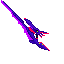
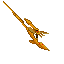
Layered file, before and after one edit (64x64). Changes by layer:
painted on "Calque #2" over (37, 31, 43, 45)
added layer "Calque #6" (color) in group "Groupe de calques" over (24, 18, 50, 51)
painted on "Calque #4" over (24, 18, 50, 51)
added layer "Copie de Copie de Copie de Calque" (overlay) in group "Groupe de calques" over (3, 1, 49, 51)
added layer "Copie de Copie de Calque" (overlay) in group "Groupe de calques" over (3, 1, 49, 51)
added layer "Copie de Calque" (overlay) in group "Groupe de calques" over (3, 1, 49, 51)
"Calque": opacity 100% → 55%, painted on it over (3, 1, 49, 51)
added layer "Calque #7" (overlay) in group "Groupe de calques" over (1, 0, 43, 45)
"Calque #5": blend hue → lch color, painted on it over (1, 0, 43, 45)
